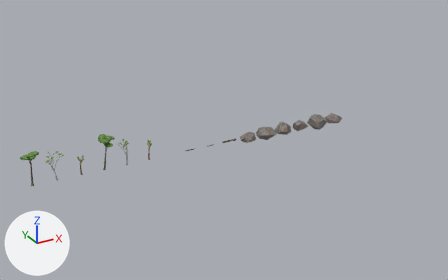
What one commit did to the glTF model src/assets/props.glb.
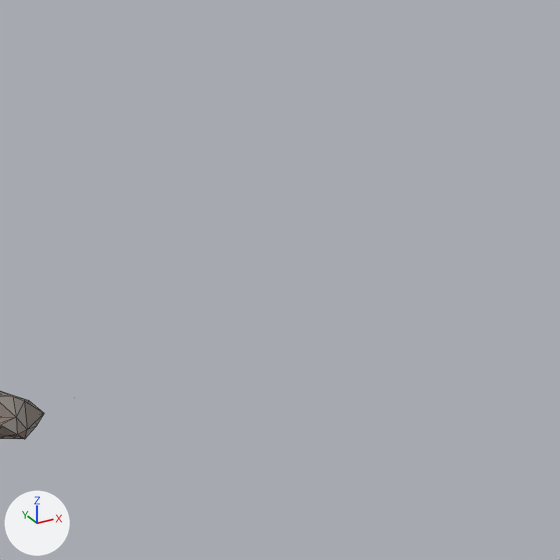
There are two pictures of each version: one whole from a 50 mm camera at (-7.84, -45.96, 23.26) aimed at (17.99, 0.99, -0.21), one close up on the part from 74% to 100% of the width and 12% to 53% of the height. Lighting does not change. The marker at lower left points along +X, +Y and +Z. The last two pictures show the newer version. The close-ups show mesh edges as thin lines.

The first close-up shows 'rock_5'.
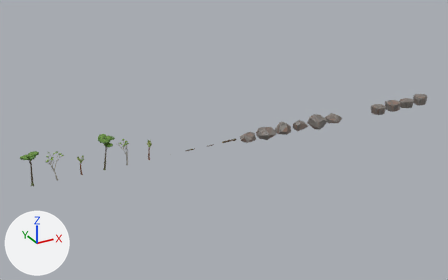
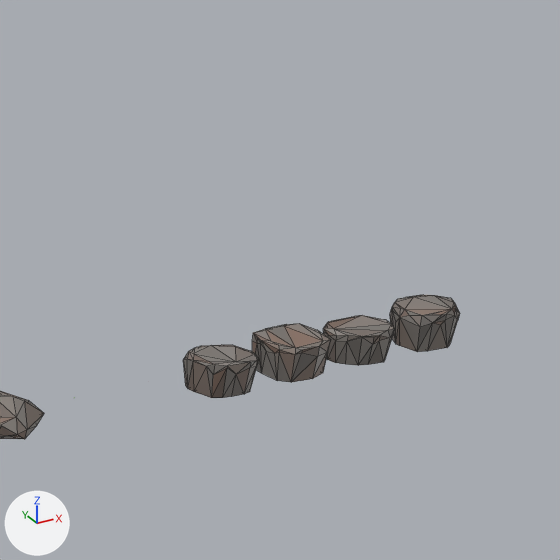
Boxes [x1, y1, x2, y2] around the edits, measured in the close-ups (560 x 560 px):
```json
{"object": "slab_1", "change": "added", "after": [252, 323, 330, 382]}
{"object": "slab_0", "change": "added", "after": [183, 345, 258, 398]}
{"object": "slab_3", "change": "added", "after": [390, 295, 460, 352]}
{"object": "slab_2", "change": "added", "after": [323, 315, 394, 365]}
```

Edits to the scene script, one JSON object a line:
```json
{"op": "add", "block": "me_slab_3", "code": ["me_slab_3 = bpy.data.meshes.new('slab_3')", "me_slab_3.from_pydata(...)  # 50 vertices, 96 faces; spans x -0.78..0.8, y -0.65..0.74, z -0.5..0.42", "me_slab_3.materials.append(mat_prop)"]}
{"op": "add", "block": "me_slab_2", "code": ["me_slab_2 = bpy.data.meshes.new('slab_2')", "me_slab_2.from_pydata(...)  # 46 vertices, 88 faces; spans x -0.79..0.79, y -0.64..0.64, z -0.5..0.25", "me_slab_2.materials.append(mat_prop)"]}
{"op": "add", "block": "me_slab_1", "code": ["me_slab_1 = bpy.data.meshes.new('slab_1')", "me_slab_1.from_pydata(...)  # 46 vertices, 88 faces; spans x -0.667..0.783, y -0.653..0.648, z -0.5..0.368", "me_slab_1.materials.append(mat_prop)"]}
{"op": "add", "block": "me_slab_0", "code": ["me_slab_0 = bpy.data.meshes.new('slab_0')", "me_slab_0.from_pydata(...)  # 50 vertices, 96 faces; spans x -0.74..0.79, y -0.64..0.62, z -0.5..0.31", "me_slab_0.materials.append(mat_prop)"]}
{"op": "add", "block": "ob_slab_3", "code": ["ob_slab_3 = bpy.data.objects.new('slab_3', me_slab_3)", "ob_slab_3.location = (42.0, 0.0, 0.0)"]}
{"op": "add", "block": "ob_slab_2", "code": ["ob_slab_2 = bpy.data.objects.new('slab_2', me_slab_2)", "ob_slab_2.location = (40.0, 0.0, 0.0)"]}
{"op": "add", "block": "ob_slab_1", "code": ["ob_slab_1 = bpy.data.objects.new('slab_1', me_slab_1)", "ob_slab_1.location = (38.0, 0.0, 0.0)"]}
{"op": "add", "block": "ob_slab_0", "code": ["ob_slab_0 = bpy.data.objects.new('slab_0', me_slab_0)", "ob_slab_0.location = (36.0, 0.0, 0.0)"]}
```
